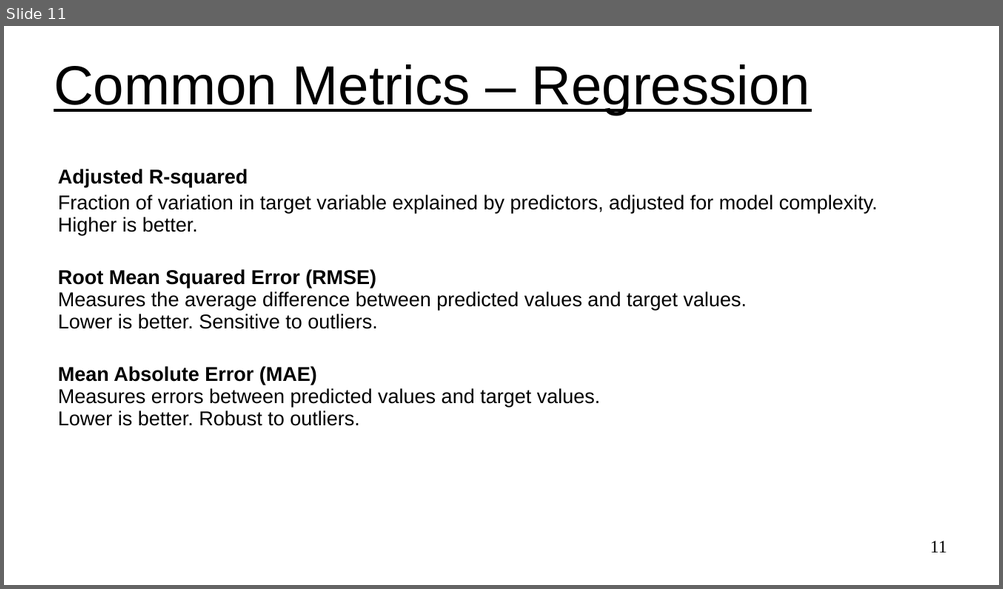
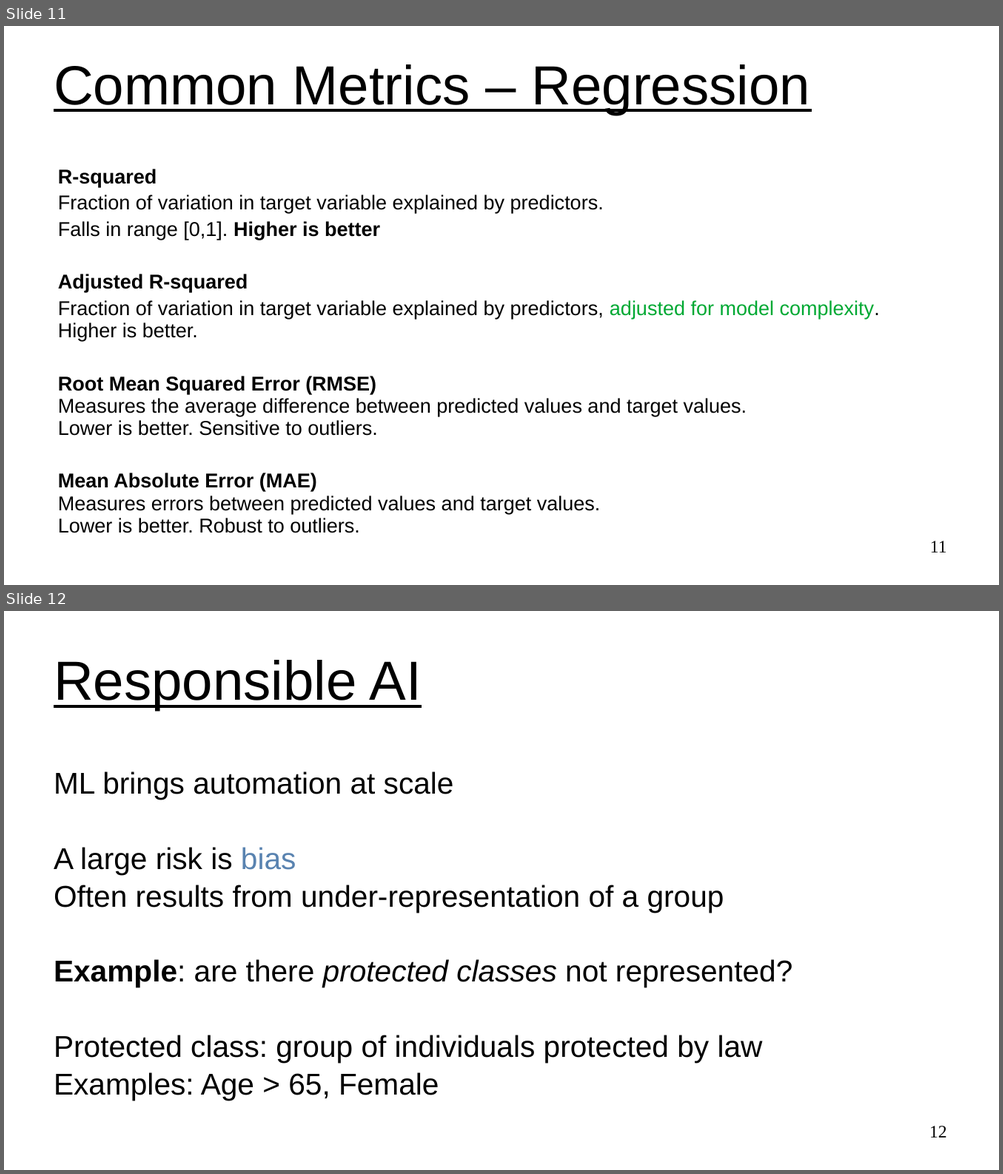
Before and after one commit to UVADS/ds6011, a slide deck: 03_ml_problem_framing.ppt. Shown one above the other, each under a label of ours: slide 11 before the commit, slides 11 and 12 after it. The pictures are 1003x589 and 1003x1174 pixels, drawn with LibreOffice and Linux fonts; fonts in the diff are those of the drawing. Boxes give left, top, right and bottom in pixels: in the first picture for what was removed or moved away, otherwise in the second. Text is boxed around its words. In the diff, an @@ line names an element or a change of style, - is before the commit and + after.

```diff
--- a/03_ml_problem_framing.ppt
+++ b/03_ml_problem_framing.ppt
@@ slide 12 added at box(4, 611, 999, 1170), background #FFFFFF @@
@@ title added at box(54, 660, 421, 710), 44 pt, text #000000, underline @@
+Responsible AI
@@ subtitle added at box(54, 772, 792, 1100), 24 pt, text #000000 @@
+ML brings automation at scale
+A large risk is bias
+Often results from under-representation of a group
+Example: are there protected classes not represented?
+Protected class: group of individuals protected by law
+Examples: Age > 65, Female
@@ page number added at box(929, 1126, 947, 1138), 14 pt, text #000000 @@
+12
@@ slide 11 changed as well @@
@@ text at box(58, 169, 603, 240): paragraphs added @@
+R-squared
+Fraction of variation in target variable explained by predictors.
+Falls in range [0,1]. Higher is better
@@ text at box(58, 274, 879, 534): text colour #000000 to #00A933 in "adjusted for model complexity." @@
```
Also in this commit, not shown: 6 other slides changed, 3 other slides added, 1 slide removed, 1 other file.
